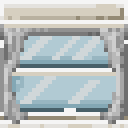
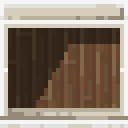
Two versions of the same layered image (128x128). Layer-by-layer changes:
hid "curtain" over [0, 28, 128, 124]
hid "curtainrod" over [0, 24, 128, 40]
added layer "empty frame" above "t_window.png" over [0, 24, 128, 124]
hid "t_window.png" over [0, 24, 128, 124]
added layer "shadow" (50%) above "floor" over [0, 24, 128, 124]
added layer "floor" over [0, 24, 128, 124]
